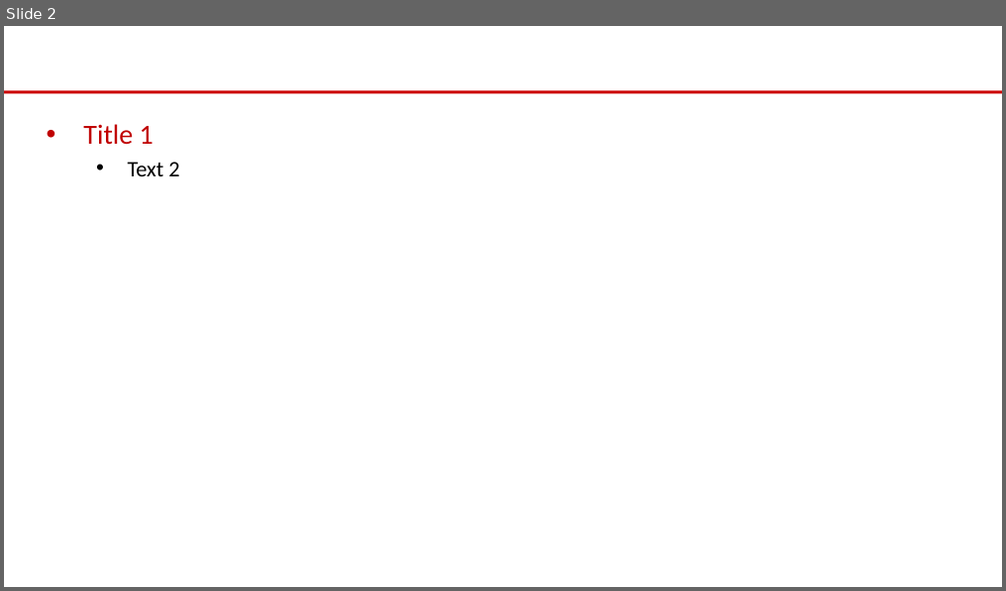
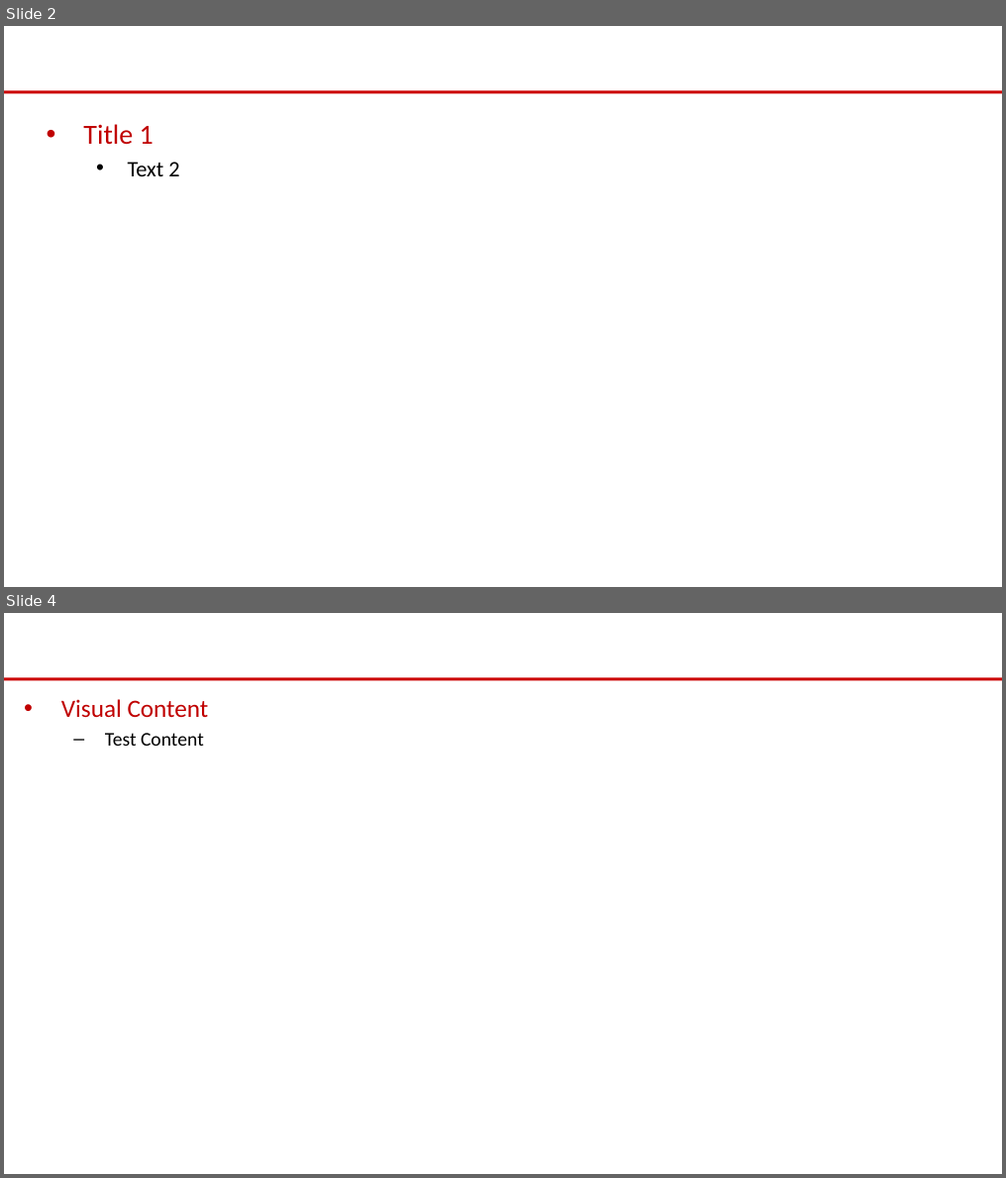
Before and after one commit to eoframework/solutions, a slide deck: support/doc-templates/powerpoint/EOFramework-Template-01.pptx. Shown one above the other, each under a label of ours: slide 2 before the commit, slides 2 and 4 after it; the slides between them are not shown. The pictures are 1006x591 and 1006x1178 pixels, drawn with LibreOffice and Linux fonts; fonts in the diff are those of the drawing; background and template pictures are left out. Boxes give left, top, right and bottom in pixels: in the first picture for what was removed or moved away, otherwise in the second. Text is boxed around its words. In the diff, an @@ line names an element or a change of style, - is before the commit and + after.

Commit message:
Add architecture diagram support and bold text formatting for presentations
Major Enhancements:
- Markdown image syntax support: ![alt](path) now automatically inserts images
- Bold text formatting: **text** syntax for inline bold formatting in slides
- Architecture diagram: Professional monotone 3-tier cloud architecture
- Hierarchical bullets: Solution Overview now matches Business Opportunity structure
- Content optimization: Reduced text by ~30% to prevent slide bleeding

Technical Changes:

1. Image Insertion System (solution-doc-builder.py):
   - Parse markdown image syntax: ![alt](path)
   - Calculate aspect ratio to prevent cropping
   - Use slide.shapes.add_picture() with centered positioning
   - Remove duplicate images from content area before insertion

2. Bold Text Formatting (solution-doc-builder.py):
   - New _apply_bold_formatting() method to parse **text** markers
   - Split text by ** and create runs with alternating bold formatting
   - Preserve markers during parsing for later formatting application
   - Works inline: **Label:** text or fully bold **Text**

3. Architecture Diagram (assets/images/architecture-diagram.png):
   - Created professional monotone 3-tier architecture (Presentation → Application → Data)
   - Used PIL/Pillow for programmatic diagram generation
   - Fixed text overlapping with proper y-positioning
   - 1920x1080 resolution for crisp rendering

4. Content Updates (presales/raw/solution-briefing.md):
   - Converted Solution Overview to hierarchical bullet structure
   - Reduced descriptions by ~30% (110+ chars → 88-97 chars)
   - Added architecture diagram reference
   - Applied bold formatting to key labels

5. Template Updates (powerpoint/EOFramework-Template-01.pptx):
   - Added hierarchical indentation to EO Visual Content layout
   - Reduced font size for better content fitting
   - Updated placeholder structure (content now idx=16)

Bug Fixes:
- Fixed image parsing blocked by bullet parsing (moved to separate check)
- Fixed text overlapping in diagram (separated text to multiple lines)
- Fixed image cropping (aspect ratio preservation)
- Fixed duplicate images (remove existing before adding new)
- Fixed wrong placeholder index (updated idx=11 to idx=16)

```diff
--- a/support/doc-templates/powerpoint/EOFramework-Template-01.pptx
+++ b/support/doc-templates/powerpoint/EOFramework-Template-01.pptx
@@ slide 4 added at (4, 613, 1002, 1174), background #FFFFFF; not listed: 1 template element that a slide beside it also shows @@
@@ text added at (61, 699, 209, 746), 18 pt, text #C00000 @@
+• Visual Content
+  – Test Content
```
Also in this commit, not shown: 1 other slide added, 4 other files.
